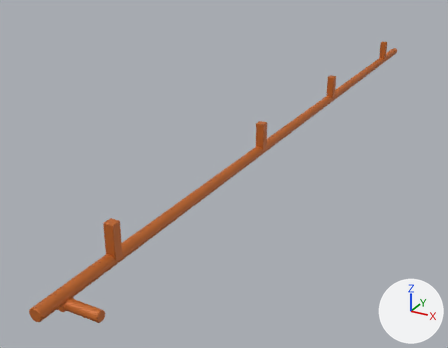
One commit to the glTF model game/assets/models/bin_sorter/sorter_infeed_stop.glb: the scene before it, then after it.
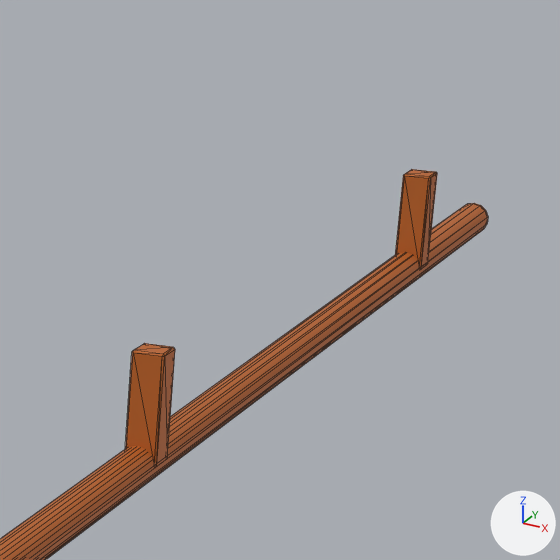
Old and new are each drawn whole from a 50 mm lens placed at (2.3, -3.73, 5.55), pointed at (0.47, -0.41, 3.89) and again close up on the part from 67% to 92% of the width and 2% to 34% of the height. Lighting does not change. The marker at lower right points along +X, +Y and +Z. The older version's two pictures come first. The close-ups show mesh edges as thin lines. Vertices at exactly the same position are counted once.

The first close-up shows 'InfeedStop'.
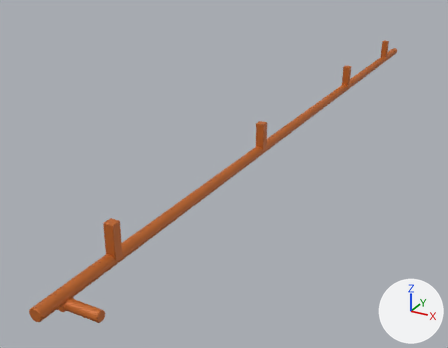
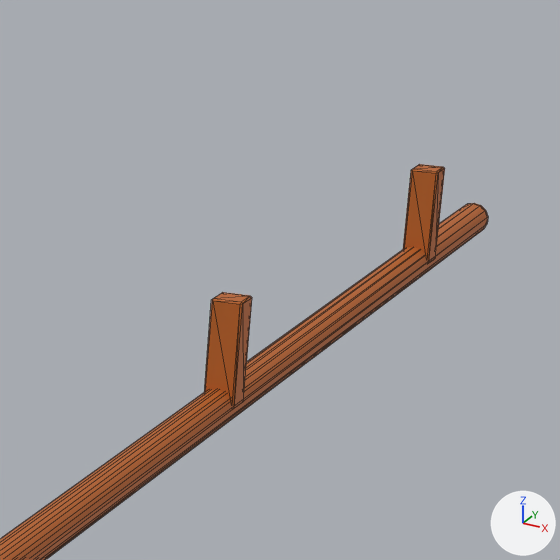
The change, as a diff of the scene's bpy script:
```diff
--- a/game/assets/models/bin_sorter/sorter_infeed_stop.glb.py
+++ b/game/assets/models/bin_sorter/sorter_infeed_stop.glb.py
@@ me_infeedstop @@
 me_infeedstop.from_pydata(...)  # 224 vertices, 420 faces; spans x 0.79..1.0, y -2.45..2.45, z 4.12..4.36
 # used by ob_infeedstop; location = (0.0, 0.0, 0.0)
+# me_infeedstop part 1: the loose piece of 24 vertices spanning x 0.8..0.85, y 1.98..2.03, z 4.19..4.36 is moved by (0.0, 0.05, 0.0)
+# me_infeedstop part 2: the loose piece of 24 vertices spanning x 0.8..0.85, y 0.58..0.62, z 4.19..4.36 is moved by (0.0, 0.35, 0.0)
 me_infeedstop.materials.append(mat_sorter_safetyorange)
```

What differs and where, as boxes (x1, y1, x2, y2) in the close-ups (560 x 560 px; the box of a moved part takes in the faces that stretch with it):
'InfeedStop', reshaped: before (0, 169, 488, 560); after (0, 164, 488, 560)
part 1 of me_infeedstop, moved or reshaped: before (395, 169, 437, 269); after (403, 164, 445, 263)
part 2 of me_infeedstop, moved or reshaped: before (125, 343, 175, 467); after (204, 292, 252, 408)
